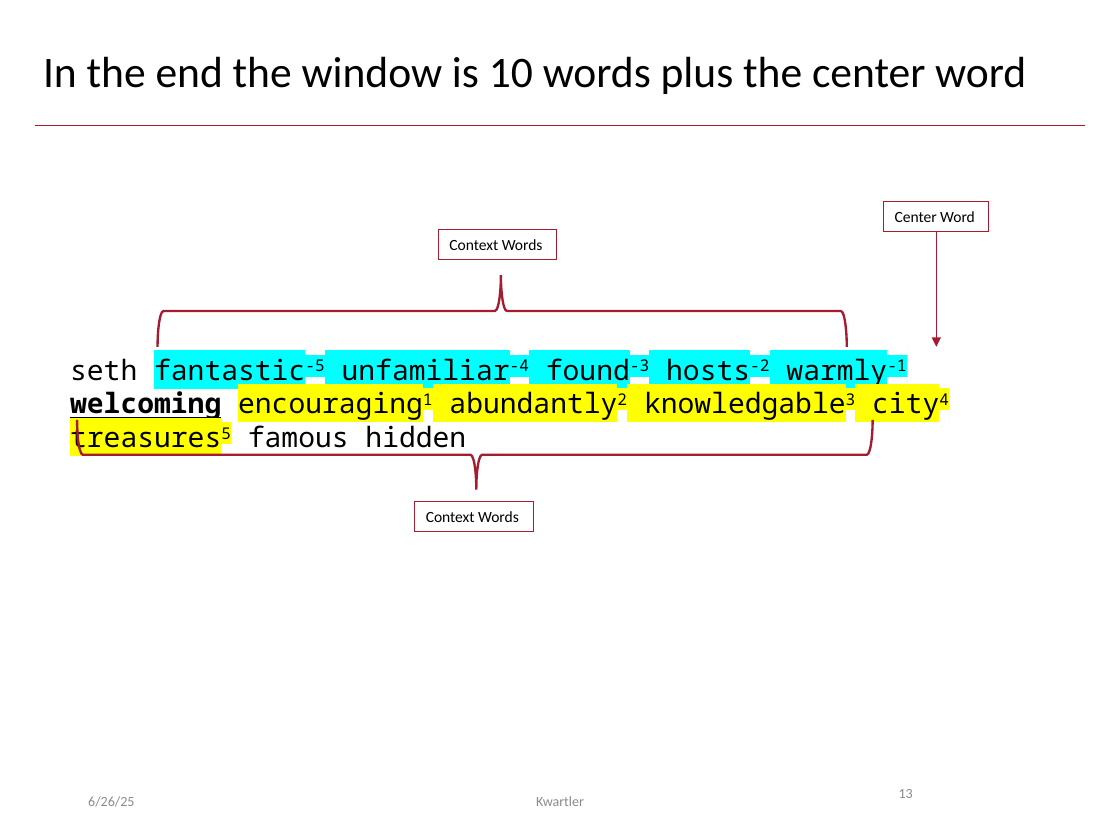
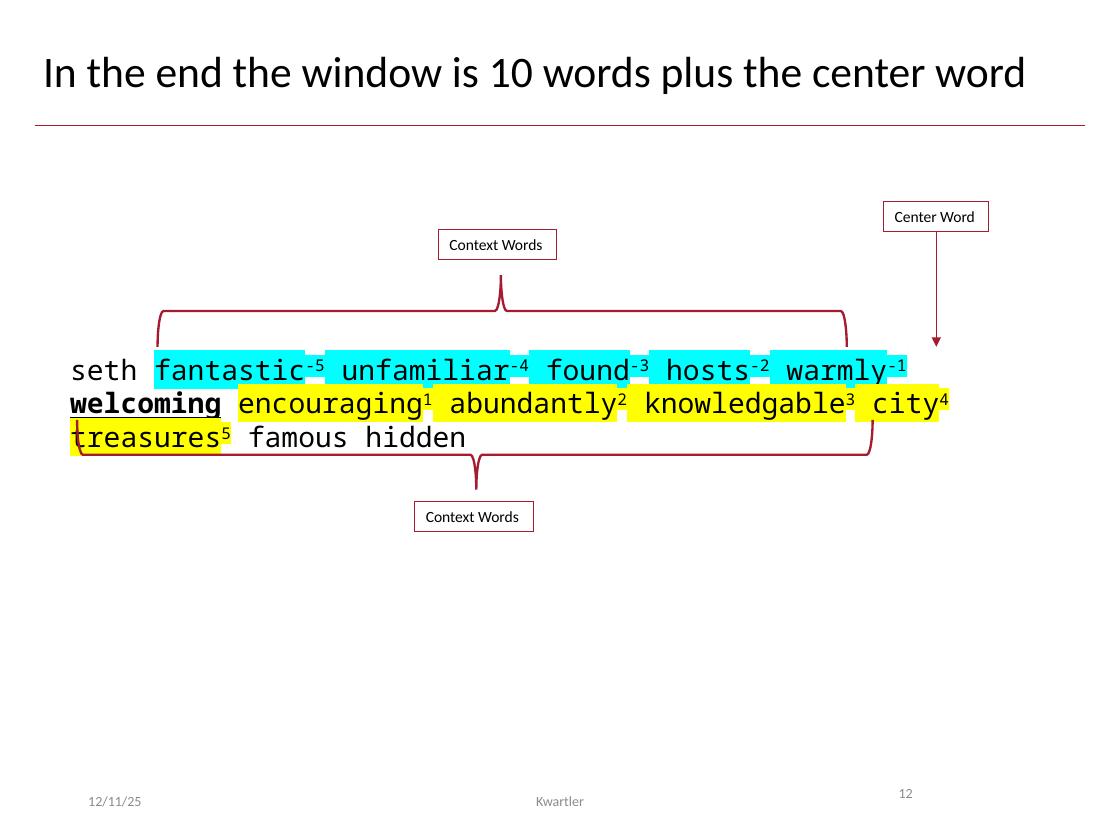
Before and after one commit to kwartler/Vienna_25, a slide deck: slide 12 of Winter/day2/LLM_Extra_Lesson/A_TextVectors_RAG.pptx (slide 13 before the commit). Drawn at 1120x840 pixels with LibreOffice and Linux fonts; fonts in the diff are those of the drawing. Boxes give left, top, right and bottom in pixels: in the first picture for what was removed or moved away, otherwise in the second. Text is boxed around its words. In the diff, an @@ line names an element or a change of style, - is before the commit and + after.

```diff
--- a/Winter/day2/LLM_Extra_Lesson/A_TextVectors_RAG.pptx
+++ b/Winter/day2/LLM_Extra_Lesson/A_TextVectors_RAG.pptx
@@ text at (x1=88, y1=796, x2=141, y2=807): text changed @@
-6/26/25
+12/11/25
```
Also in this commit, not shown: 31 other slides changed, 13 other files.
